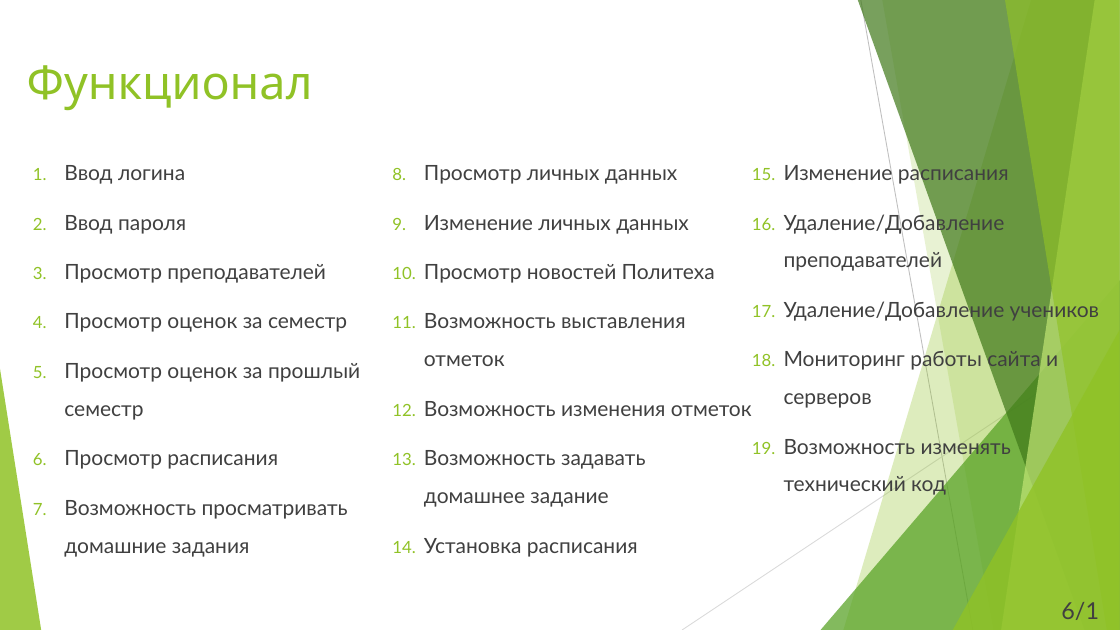
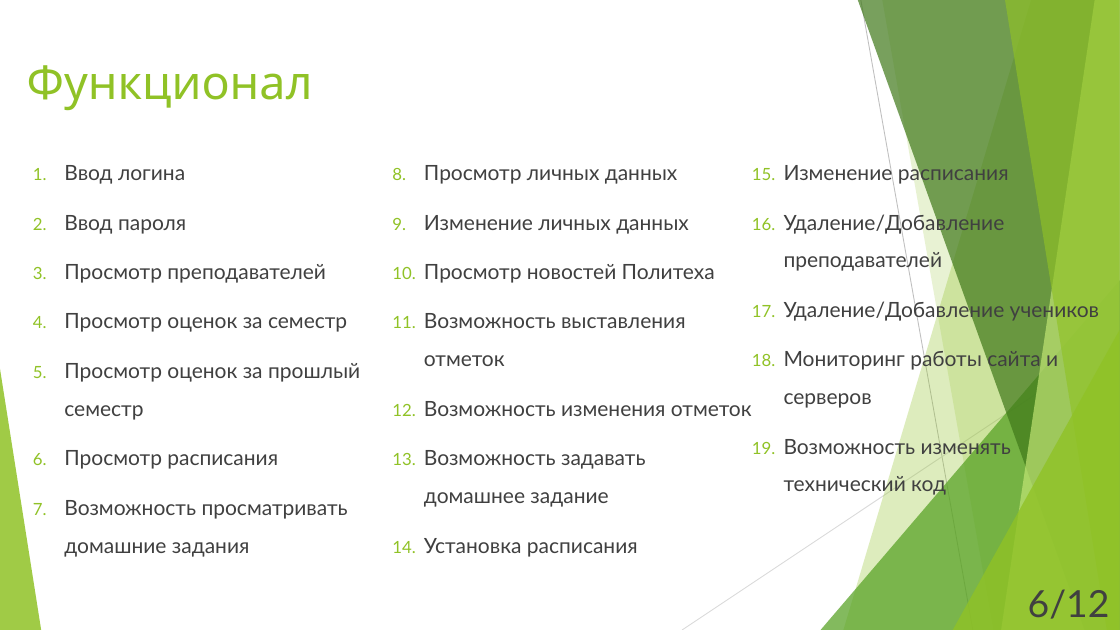
Before and after one commit to AlfaToad/MDK, a slide deck: slide 6 of documents/presentation/Электроный Дневник Политеха.pptx. Drawn at 1120x630 pixels with LibreOffice and Linux fonts; fonts in the diff are those of the drawing. Boxes give left, top, right and bottom in pixels: in the first picture for what was removed or moved away, otherwise in the second. Text is boxed around its words. In the diff, an @@ line names an element or a change of style, - is before the commit and + after.

```diff
--- a/documents/presentation/Электроный Дневник Политеха.pptx
+++ b/documents/presentation/Электроный Дневник Политеха.pptx
@@ text "6/12": place and size @@
-text "6/12" at (1061, 602, 1099, 620)
+text "6/12" at (1028, 589, 1110, 619)
@@ text "6/12" at (1028, 589, 1110, 619): size 20 to 32 pt @@
```
Also in this commit, not shown: 10 other slides changed.
